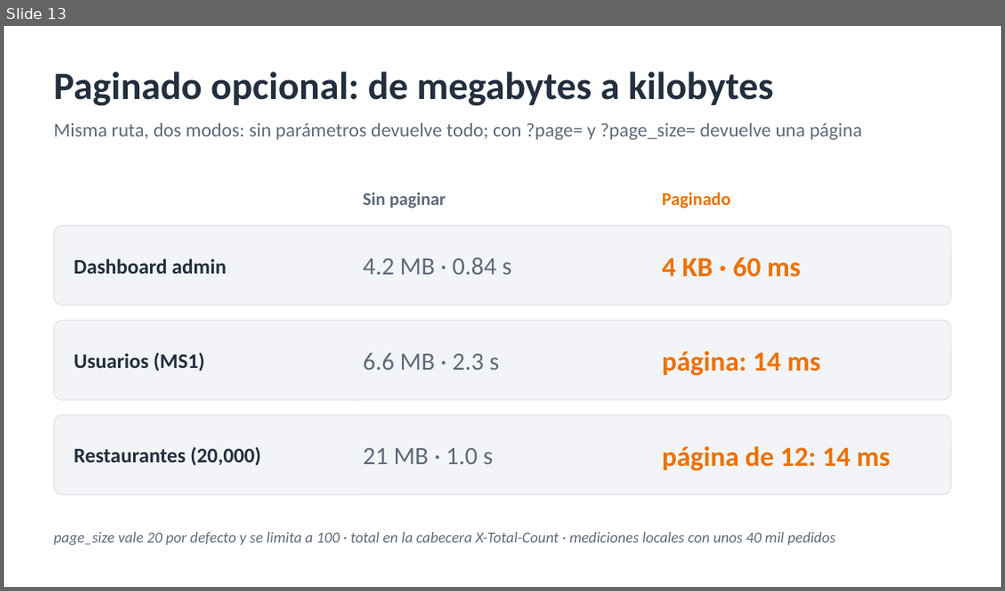
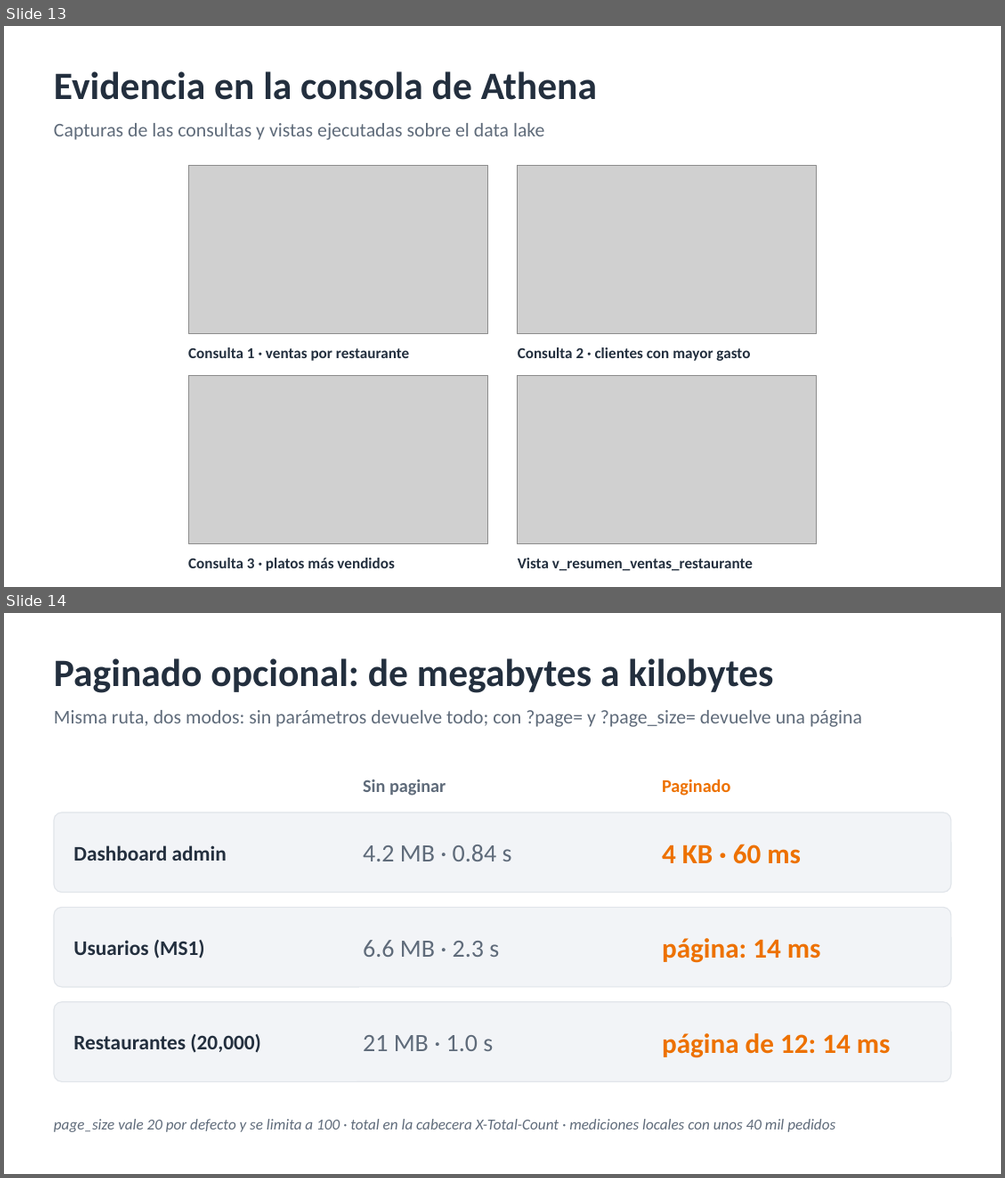
Before and after one commit to miguelespinozaa-ship-it/ProeyctParcialProp, a slide deck: entregables/Presentacion-Delivery-Cloud.pptx. Shown one above the other, each under a label of ours: slide 13 before the commit, slides 13 and 14 after it. The pictures are 1005x591 and 1005x1178 pixels, drawn with LibreOffice and Linux fonts; fonts in the diff are those of the drawing; grey boxes stand for pictures. Boxes give left, top, right and bottom in pixels: in the first picture for what was removed or moved away, otherwise in the second. Text is boxed around its words. In the diff, an @@ line names an element or a change of style, - is before the commit and + after.

```diff
--- a/entregables/Presentacion-Delivery-Cloud.pptx
+++ b/entregables/Presentacion-Delivery-Cloud.pptx
@@ slide 13 added at [4, 26, 1001, 587], background #FFFFFF @@
@@ text added at [54, 71, 597, 100], 28 pt, text #232F3E, bold @@
+Evidencia en la consola de Athena
@@ text added at [54, 123, 545, 140], 14 pt, text #5F6B7A @@
+Capturas de las consultas y vistas ejecutadas sobre el data lake
@@ picture added at [188, 166, 487, 334] @@
@@ picture added at [518, 166, 817, 334] @@
@@ text added at [188, 347, 409, 361], 11 pt, text #232F3E, bold @@
+Consulta 1 · ventas por restaurante
@@ text added at [518, 347, 750, 361], 11 pt, text #232F3E, bold @@
+Consulta 2 · clientes con mayor gasto
@@ picture added at [188, 376, 487, 544] @@
@@ picture added at [518, 376, 817, 544] @@
@@ text added at [188, 557, 394, 571], 11 pt, text #232F3E, bold @@
+Consulta 3 · platos más vendidos
@@ text added at [518, 557, 752, 571], 11 pt, text #232F3E, bold @@
+Vista v_resumen_ventas_restaurante
@@ what was slide 13 is now slide 14 @@
```
Also in this commit, not shown: 7 other files.
